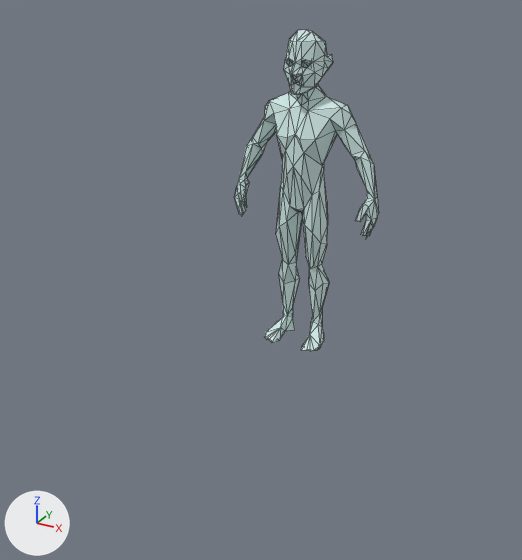
An edit to the glTF model public/lowpoly6.glb, drawn before and after from the same camera.
The view is the same before and after, from a camera (50 mm lens) standing at (1.7, -3.59, 2.1) and looking at (-0.12, -0.29, 0.45). The axes (+X, +Y, +Z) are drawn at lower left. The lights are the same throughout. Mesh edges are drawn as thin lines. Where no turn or scale is listed for an object, it has been applied to the vertices. Vertices at the same position are counted once.

In view in the first picture: 'GEO-body_male_stylized.001'.
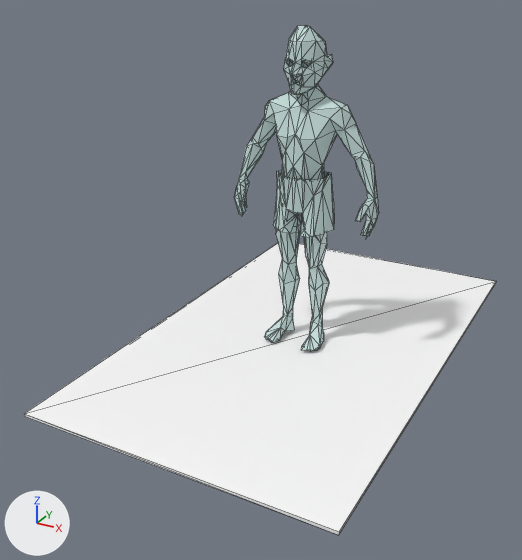
What differs and where, as boxes (x1, y1, x2, y2) in the pictures (522 x 560 px; the box of a moved part takes in the faces that stretch with it):
'Mat', added: after (24, 243, 496, 535)
'GEO-body_male_stylized.001', reshaped: before (234, 30, 379, 351); after (234, 26, 379, 351)
'GEO-body_male_stylized.004', added: after (273, 170, 334, 237)
part 1 of me_geo_body_male_stylized_001, moved or reshaped: before (289, 30, 325, 42); after (289, 26, 325, 42)
part 2 of me_geo_body_male_stylized_001, built on: before (276, 151, 328, 267); after (276, 151, 325, 267)
part 3 of me_geo_body_male_stylized_001, recoloured: (244, 40, 373, 351) in both

What changed in the scene script:
```text
Add mat_manequinn:
    mat_manequinn = principled_material('Manequinn')
    mat_manequinn.base_color = (0.564, 0.73, 0.71)  # light grey #c6dedb
    mat_manequinn.metallic = 0.0354
Add mat_mat_white:
    mat_mat_white = principled_material('Mat White')
    mat_mat_white.base_color = (1.0, 1.0, 1.0)  # white #ffffff
    mat_mat_white.roughness = 0.221
Change me_geo_body_male_stylized_001:
    used by ob_geo_body_male_stylized_001; location = (0.0, 0.0, 0.0)
    verts and faces of me_geo_body_male_stylized_001; kept vertices keep their numbers, new ones are numbered from 376
    before: 27 (0.04, -0.04, 1.78) at pixel (312, 31), 29 (0.0, -0.02, 1.78) at pixel (306, 29), 219 (-0.04, -0.04, 1.78) at pixel (297, 30)
    remove me_geo_body_male_stylized_001.from_pydata(...)  # 376 vertices, 748 faces; spans x -0.44..0.44, y -0.2..0.12, z 0.0..1.78
    add me_geo_body_male_stylized_001.from_pydata(...)  # 424 vertices, 844 faces; spans x -0.44..0.44, y -0.2..0.12, z 0.0..1.81
    me_geo_body_male_stylized_001 part 1
    add verts[27] = (0.04, -0.06, 1.8)  # moved, pixel (310, 26)
    add verts[219] = (-0.04, -0.06, 1.8)  # moved, pixel (297, 26)
    add verts[29] = (0.0, -0.03, 1.81)  # moved, pixel (305, 25)
    me_geo_body_male_stylized_001 part 2
    54 faces are deleted
    48 vertices are added at x -0.14..0.14, y -0.13..0.07, z 0.71..1.01
    150 new faces join them
    me_geo_body_male_stylized_001 part 3: 694 faces spanning x -0.44..0.44, y -0.2..0.12, z 0.0..1.81 switch from mat_material_001 (white #d1ebe8) to mat_manequinn (light grey #c6dedb)
Add me_plane:
    me_plane.from_pydata(...)  # a box spanning x -0.87..0.87, y -1.44..1.44, z -0.02..0.0
    me_plane.materials.append(mat_mat_white)  # white #ffffff
Add me_geo_body_male_stylized_003:
    me_geo_body_male_stylized_003.from_pydata(...)  # 75 vertices, 100 faces; spans x -0.185..0.19, y -0.155..0.158, z 0.683..1.028
    me_geo_body_male_stylized_003.materials.append(mat_manequinn)  # light grey #c6dedb
Add ob_mat:
    ob_mat = bpy.data.objects.new('Mat', me_plane)
    ob_mat.location = (0.0, 0.0, -0.011)
Add ob_geo_body_male_stylized_004:
    ob_geo_body_male_stylized_004 = bpy.data.objects.new('GEO-body_male_stylized.004', me_geo_body_male_stylized_003)
    ob_geo_body_male_stylized_004.location = (0.0, 0.0, 0.0)
```
